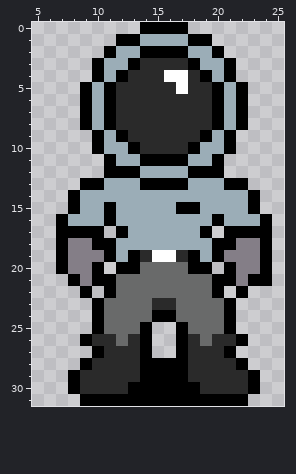
Two states of a pixel-art file, Assets/Sprites/Characters/John/John Worldbound.aseprite. That is the earlier state.
32x32 pixels, 1 frame. Shown: x 5..25, y 0..31.
The same view after the edit:
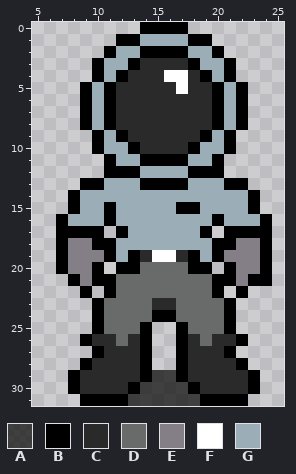
Palette (. is transparent): A #000000af  B #000000  C #2a2a2a  D #696a6a  E #847e87  F #ffffff  G #9badb7
The edit:
Colour A replaces colour B in row 29 at x 15 to 16; in row 30 at x 14 to 17; in row 31 at x 13 to 18.
The edit erases colour B in row 28 at x 15 to 16.
Where, in picture pixels (left, top, right, bottom), the same in both pictures:
changed: (128, 358, 200, 406)
